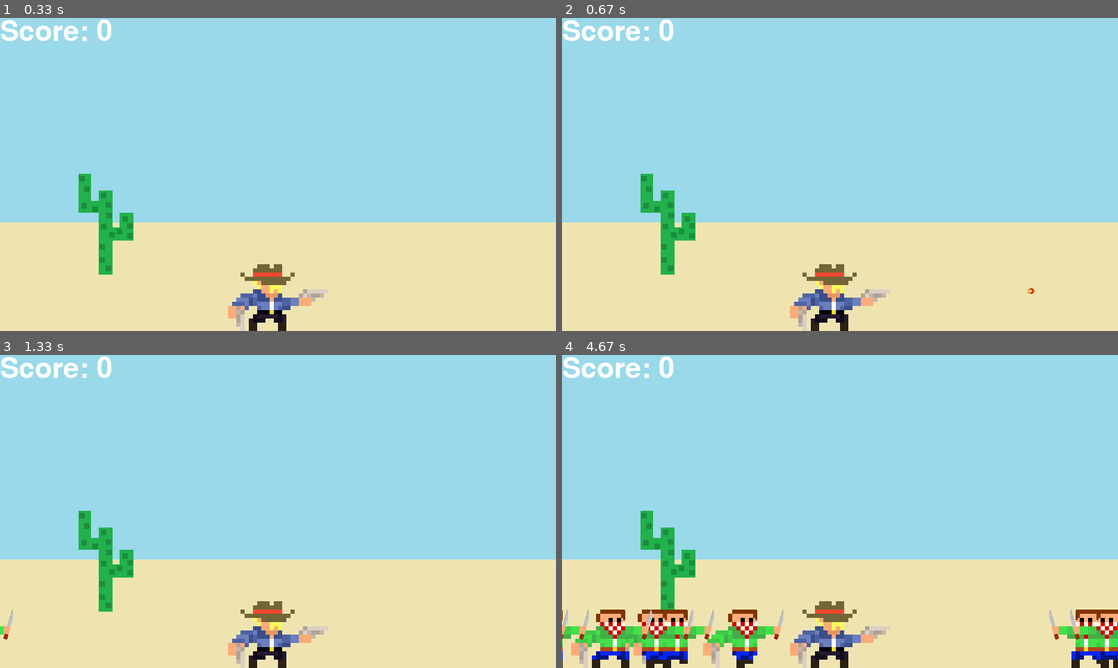
Above: before the commit, frames 1-4 (two rows, left to right).
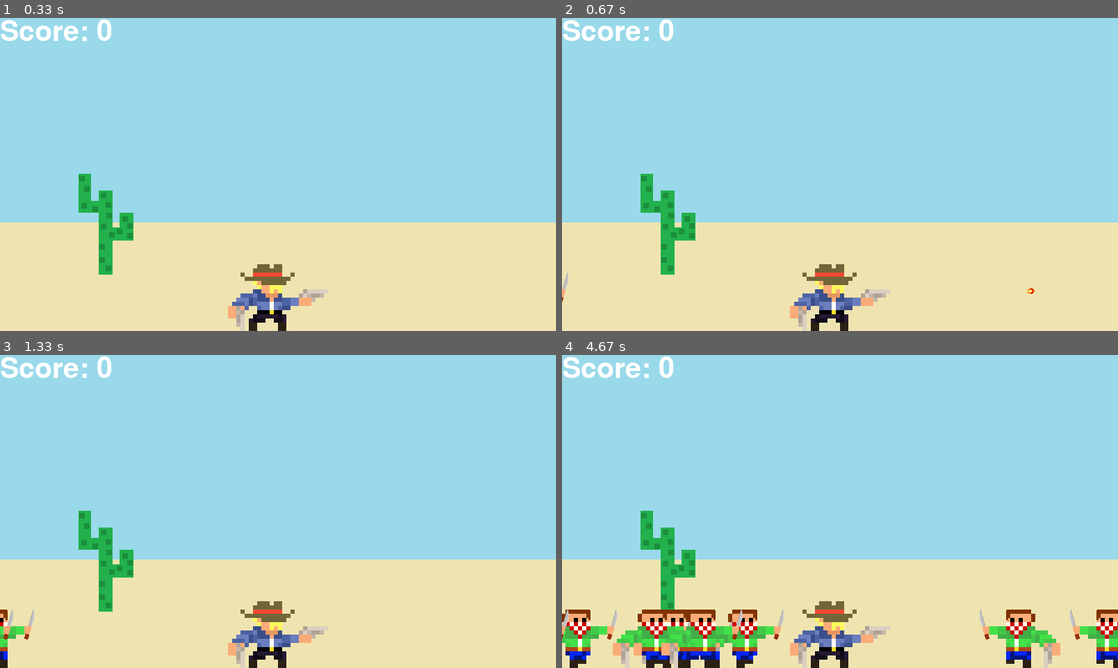
Above: after the commit, the same moments.

Repository: FedericoBarbieri99/pygame-cowboy
Game: pygame game, started from main.py
The game is run twice, just before and just after one commit, with the same random seed, the same clock (stepped at 60 frames per second) and the same inputs.
Inputs:
- Up to frame 1 (0.33 s): no input
- Up to frame 2 (0.67 s): tap Space at 0.33 s
- Up to frame 3 (1.33 s): tap Space at 0.67 s
- Up to frame 4 (4.67 s): hold Left 2-2.53 s; hold Left 2.57-2.97 s; hold Right 3-3.63 s; hold Left 3.67-4.13 s; hold Right 4.17-4.63 s

Frame 1 is identical in both runs. In frame 2, less than 0.1% of the frame differs, in the area x 0-2%, y 81-91%; in frame 3, 0.4%; in frame 4, 5.0%, in the area x 0-99%, y 81-100%.

Commit message:
sounds and minor changes

Diff:
--- a/bullet.py
+++ b/bullet.py
@@ -1,4 +1,5 @@
 import pygame
+import os.path
 
 
 class Bullet(pygame.sprite.Sprite):
@@ -6,7 +7,7 @@
     def __init__(self, screen, player):
         pygame.sprite.Sprite.__init__(self)
         self.screen = screen
-        img = pygame.image.load("assets/bullet.png").convert_alpha()
+        img = pygame.image.load(os.path.join("assets", "bullet.png")).convert_alpha()
         self.image = img if player.orientation == 'Right' else pygame.transform.flip(img, True, False)
         self.rect = self.image.get_rect()
         self.rect.centerx = player.rect.right if player.orientation == 'Right' else player.rect.left
--- a/enemy.py
+++ b/enemy.py
@@ -1,5 +1,6 @@
 import pygame
 import random
+import os.path
 from spritesheet import SpriteSheet
 
 
@@ -9,7 +10,7 @@
         pygame.sprite.Sprite.__init__(self)
         self.screen = screen
         self.seed = random.choice([0, 1])
-        img = pygame.image.load("assets/bandit.png").convert_alpha()
+        img = pygame.image.load(os.path.join("assets", "bandit.png")).convert_alpha()
         walking_sheet = img if self.seed == 0 else pygame.transform.flip(img, True, False)
         self.image = pygame.transform.scale(walking_sheet, (117, 96))
         self.rect = self.image.get_rect()
--- a/main.py
+++ b/main.py
@@ -1,15 +1,17 @@
-import sys
 from player import *
 from bullet import *
 from enemy import *
 
 pygame.init()
-
-background = pygame.image.load("assets/background.png")
+pygame.mixer.init()
+background = pygame.image.load(os.path.join("assets", "background.png"))
 screen_size = background.get_rect().size
 screen = pygame.display.set_mode(screen_size, vsync=1)
 background = background.convert()
 font = pygame.font.Font(None, 60)
+shot_sound = pygame.mixer.Sound(os.path.join("assets", "Sounds", "shot.wav"))
+kill_sound = pygame.mixer.Sound(os.path.join("assets", "Sounds", "kill2.wav"))
+gameover_sound = pygame.mixer.Sound(os.path.join("assets", "Sounds", "gameover.wav"))
 enemy_group = pygame.sprite.Group()
 bullet_group = pygame.sprite.Group()
 player_group = pygame.sprite.Group()
@@ -26,10 +28,11 @@
     player_group.update()
     enemy_group.update()
     bullet_group.update()
-    score += len(pygame.sprite.groupcollide(enemy_group, bullet_group, True, True))
+    if len(pygame.sprite.groupcollide(enemy_group, bullet_group, True, True)):
+        score += 1
+        kill_sound.play()
     if pygame.sprite.spritecollideany(player, enemy_group):
-        enemy_group.empty()
-        bullet_group.empty()
+        gameover_sound.play()
         player.alive = False
         player.kill()
 
@@ -55,6 +58,7 @@
                 player.orientation = 'Right'
             if event.key == pygame.K_SPACE and player.alive:
                 bullet_group.add(Bullet(screen, player))
+                shot_sound.play()
             if event.key == pygame.K_r and not player.alive:
                 main()
 
@@ -86,6 +90,7 @@
     player.__init__(screen)
     enemy_group.empty()
     bullet_group.empty()
+    bullet_group.empty()
     player.alive = True
     player_group.add(player)
     score = 0
@@ -93,7 +98,7 @@
 
 
 def spawn_enemy():
-    speed = random.uniform(0.1, (pygame.time.get_ticks() - start_ticks) / 1000)
+    speed = random.uniform(1.0, (pygame.time.get_ticks() - start_ticks) / 1000)
     enemy_group.add(Enemy(screen, speed))
 
 
@@ -103,8 +108,8 @@
     while True:
         clock.tick(60)
         event_handler()
-        update_entities()
         if player.alive:
+            update_entities()
             draw_screen()
         else:
             new_game()
--- a/player.py
+++ b/player.py
@@ -1,4 +1,5 @@
 import pygame
+import os.path
 
 
 class Player(pygame.sprite.Sprite):
@@ -6,7 +7,7 @@
     def __init__(self, screen):
         pygame.sprite.Sprite.__init__(self)
         self.screen = screen
-        self.right_facing = pygame.image.load("assets/player.png").convert_alpha()
+        self.right_facing = pygame.image.load(os.path.join("assets", "player.png")).convert_alpha()
         self.left_facing = pygame.transform.flip(self.right_facing, True, False)
         self.image = self.right_facing
         self.rect = self.image.get_rect()
Binary file removed: assets/Death.png
Binary file removed: assets/dvd.png
Binary file removed: assets/shotEffect.png
Not shown, added: assets/Sounds/gameover.wav
Not shown, added: assets/Sounds/kill1.wav
Not shown, added: assets/Sounds/kill2.wav
Not shown, added: assets/Sounds/shot.wav
